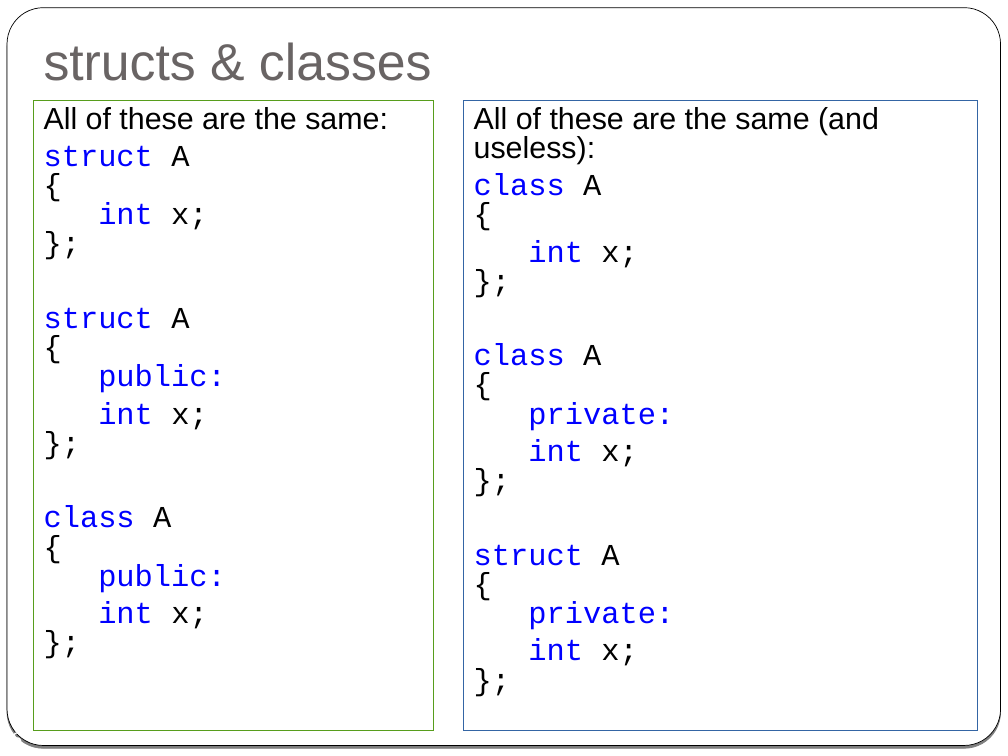
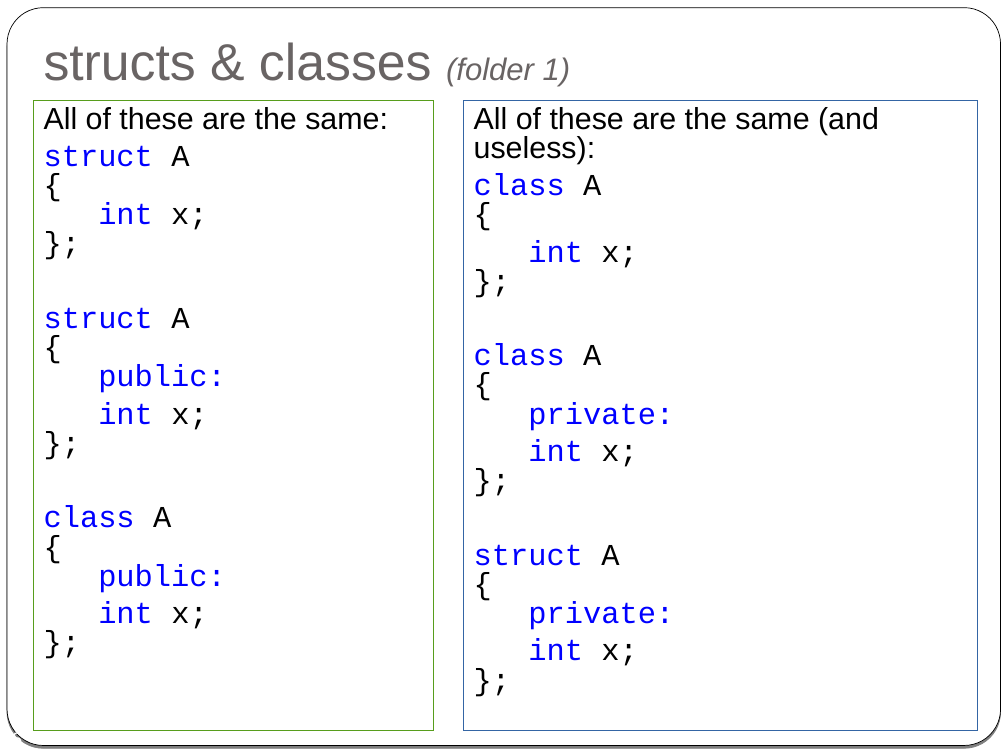
Before and after one commit to cpp-at-ariel/cpp-5778, a slide deck: slide 6 of week02-classes-constructors-destructors/slides.odp. Drawn at 1008x756 pixels with LibreOffice and Linux fonts; fonts in the diff are those of the drawing. Boxes give left, top, right and bottom in pixels: in the first picture for what was removed or moved away, otherwise in the second. Text is boxed around its words. In the diff, an @@ line names an element or a change of style, - is before the commit and + after.

```diff
--- a/week02-classes-constructors-destructors/slides.odp
+++ b/week02-classes-constructors-destructors/slides.odp
@@ title at bbox=[44, 42, 571, 87]: text changed @@
-structs & classes
+structs & classes (folder 1)
```
Also in this commit, not shown: 11 other slides changed, 7 slides added, 9 slides removed, 23 other files.
